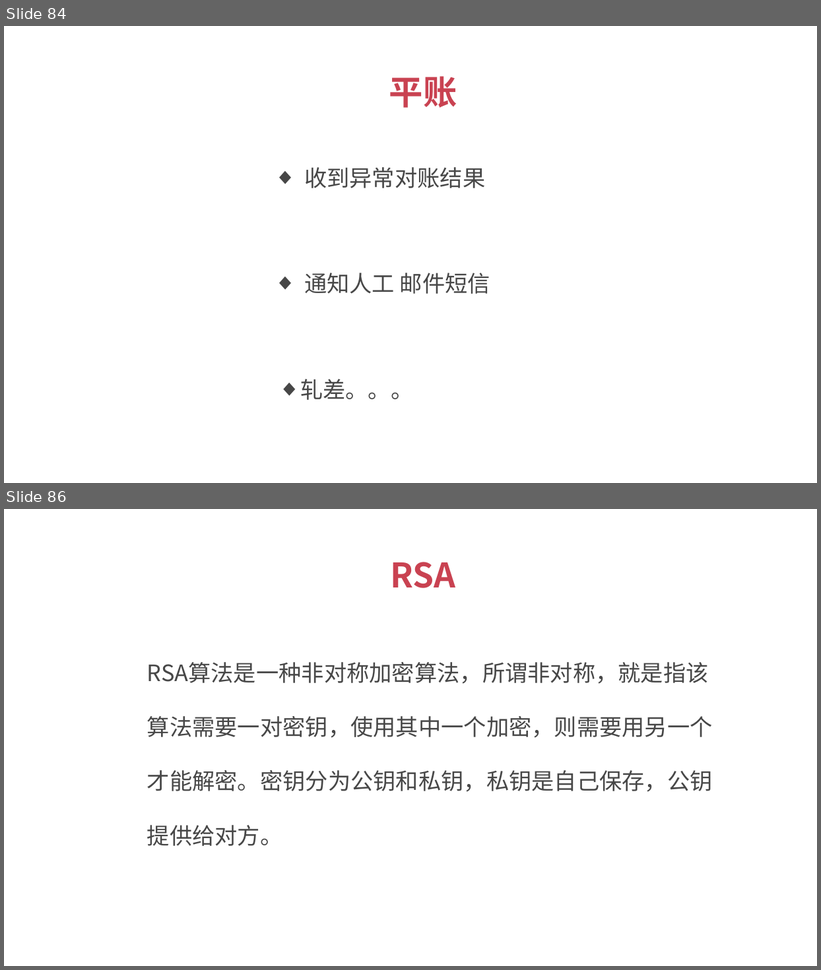
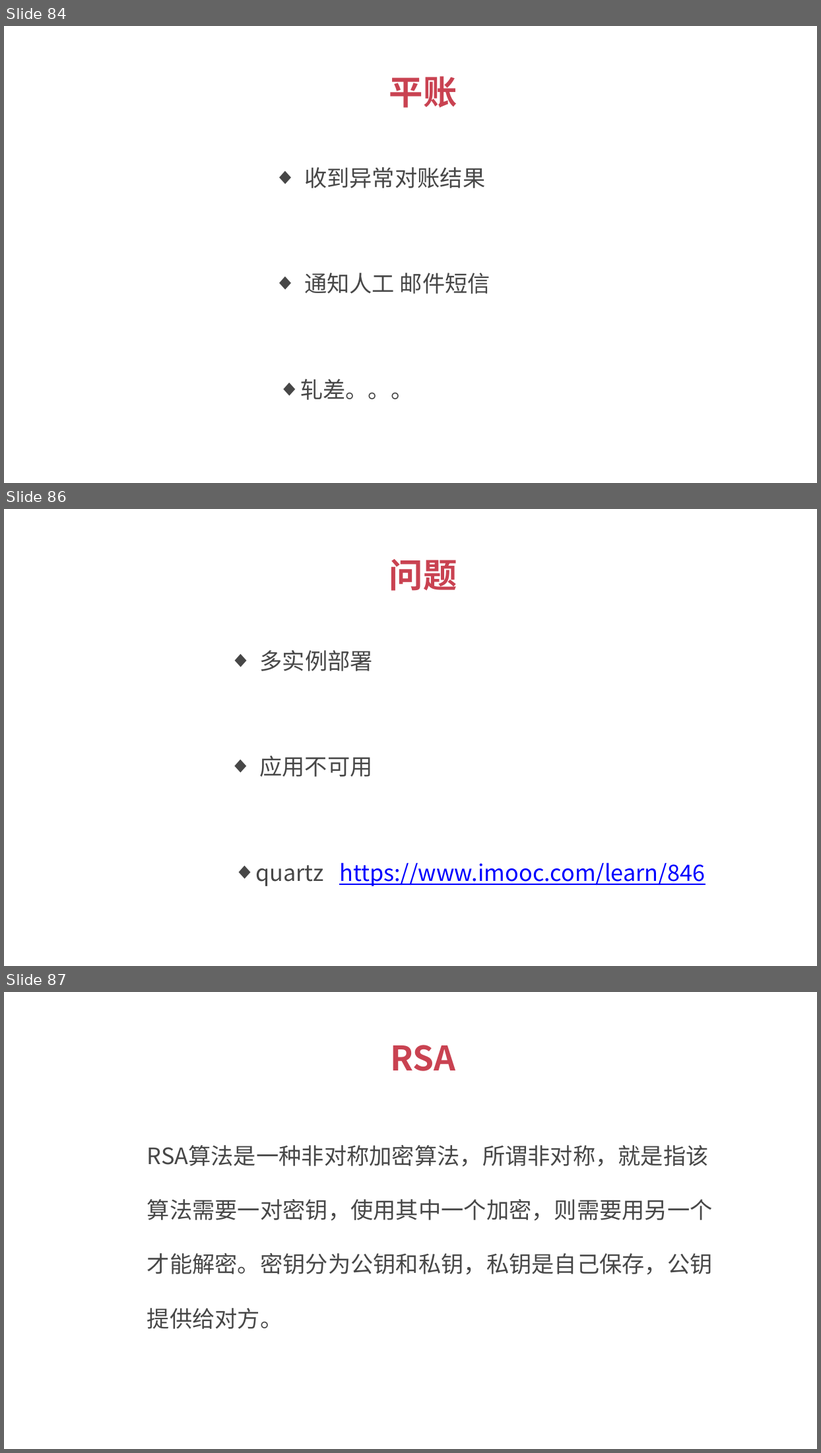
Before and after one commit to 1329555958/financial, a slide deck: 理财平台.pptx. Shown one above the other, each under a label of ours: slides 84 and 86 before the commit, slides 84, 86 and 87 after it; the slides between them are not shown. The pictures are 821x970 and 821x1453 pixels, drawn with LibreOffice and Linux fonts; fonts in the diff are those of the drawing. Boxes give left, top, right and bottom in pixels: in the first picture for what was removed or moved away, otherwise in the second. Text is boxed around its words. In the diff, an @@ line names an element or a change of style, - is before the commit and + after.

```diff
--- a/理财平台.pptx
+++ b/理财平台.pptx
@@ slide 86 added at <box>4,509,817,966</box>, background #FFFFFF @@
@@ text added at <box>389,559,457,591</box>, 30 pt, text #C94251, bold @@
+问题
@@ text added at <box>259,650,372,671</box>, 20 pt, text #474747 @@
+  ◆ 多实例部署
@@ text added at <box>259,756,372,777</box>, 20 pt, text #474747 @@
+  ◆ 应用不可用
@@ text added at <box>255,863,705,887</box>, 20 pt, text #0000FF, underline @@
+  ◆ quartz https://www.imooc.com/learn/846
@@ what was slide 86 is now slide 87 @@
```
Also in this commit, not shown: 1 other slide added, 1 slide removed, 2 other files.
